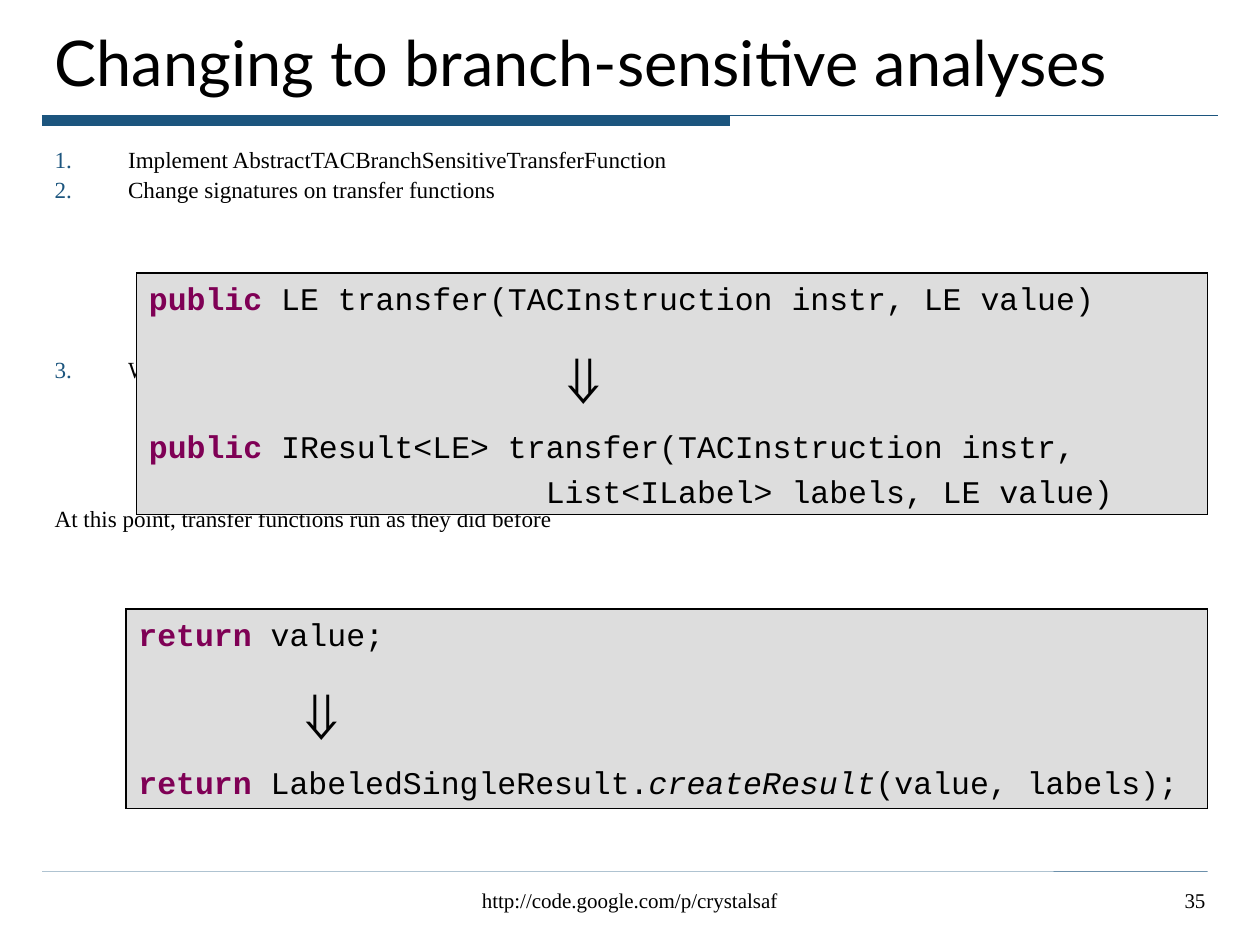
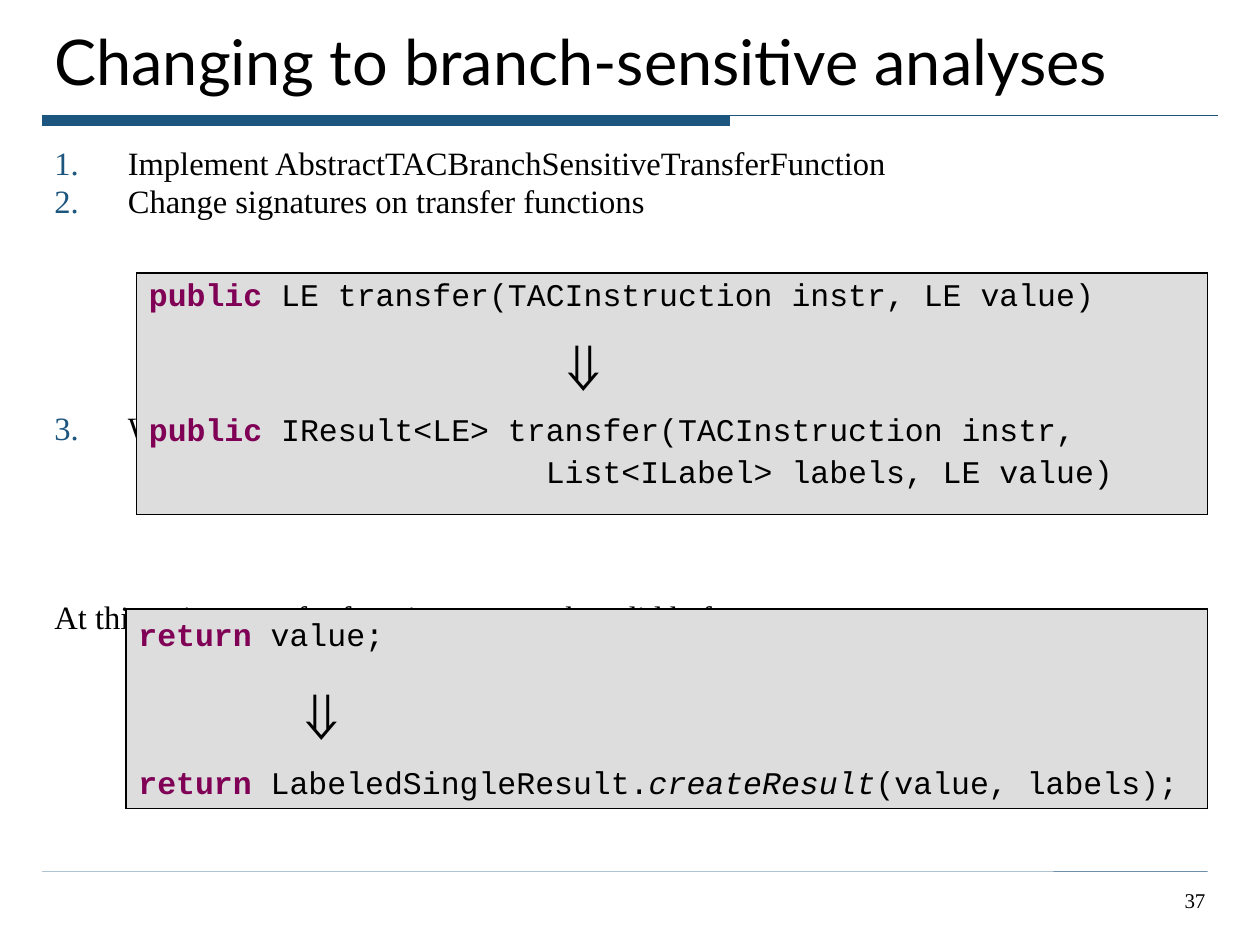
Before and after one commit to ciera/crystalsaf, a slide deck: slide 37 of TutorialExamples/CrystalTutorial.ppt (slide 35 before the commit). Drawn at 1260x945 pixels with LibreOffice and Linux fonts; fonts in the diff are those of the drawing. Boxes give left, top, right and bottom in pixels: in the first picture for what was removed or moved away, otherwise in the second. Text is boxed around its words. In the diff, an @@ line names an element or a change of style, - is before the commit and + after.

```diff
--- a/TutorialExamples/CrystalTutorial.ppt
+++ b/TutorialExamples/CrystalTutorial.ppt
@@ text "Implement AbstractTACBranchSensitiveTransferFunction" at box(54, 152, 885, 635): size 13.2 to 18.6 pt @@
@@ rectangle "public LE transfer(TACInstruction instr, LE ..." at box(136, 273, 1207, 515): line spacing 1 to 0.9 @@
@@ text removed at box(482, 893, 778, 913) @@
-http://code.google.com/p/crystalsaf
@@ page number at box(1185, 894, 1206, 909): text changed @@
-35
+37
```
Also in this commit, not shown: 35 other slides changed, 2 slides added.
